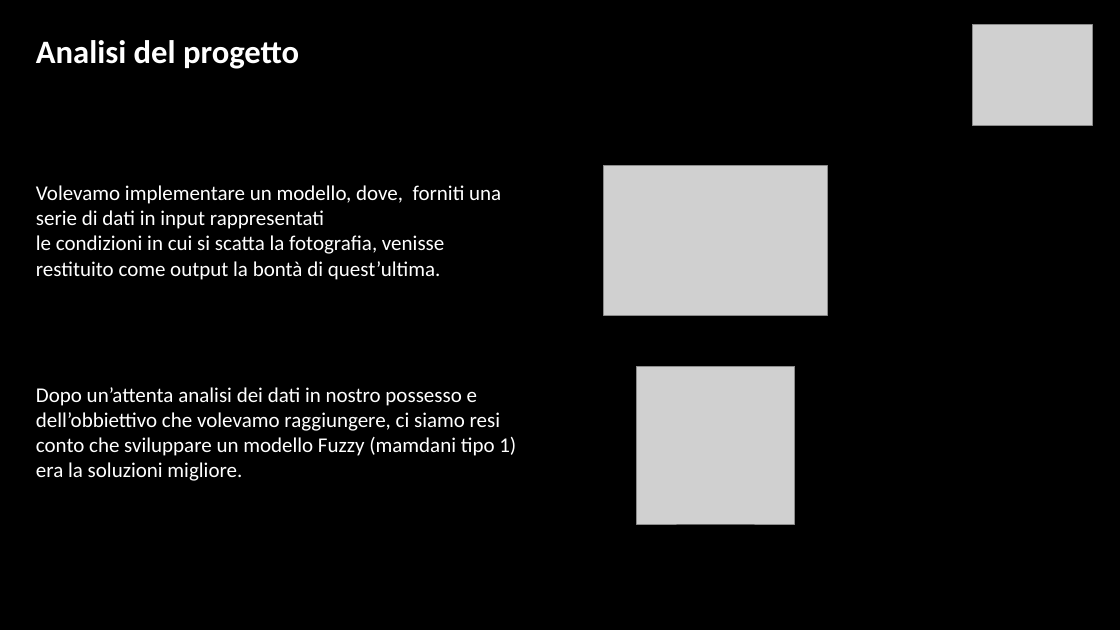
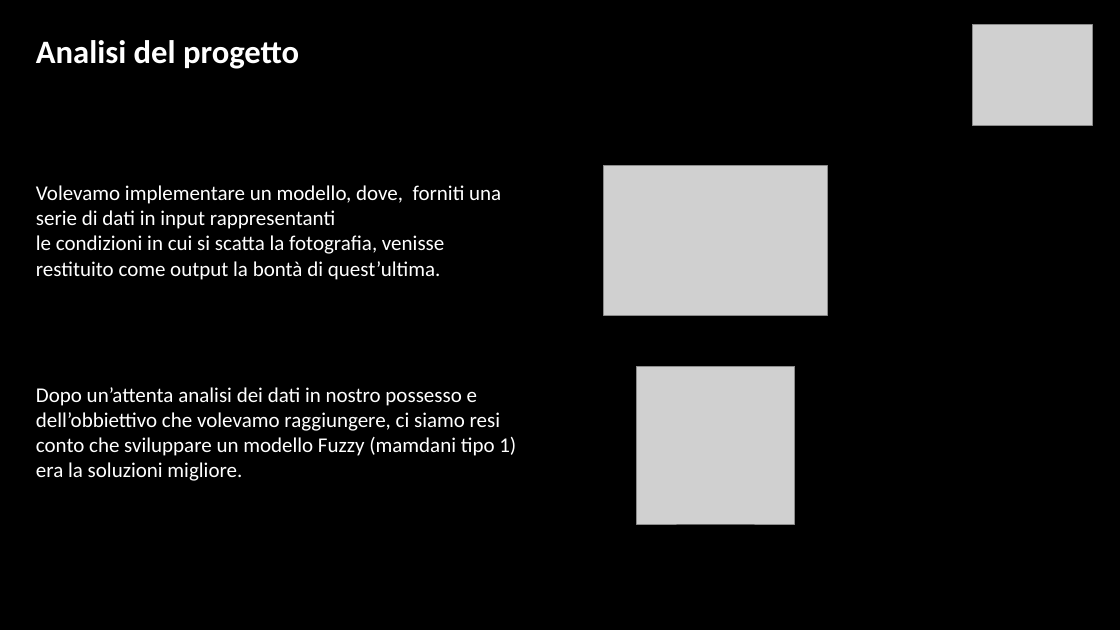
Before and after one commit to Ignazio-Emanuele-Picciche/AstrofotografiaModellistica, a slide deck: slide 2 of AstrofotografiaProgetto.pptx. Drawn at 1120x630 pixels with LibreOffice and Linux fonts; fonts in the diff are those of the drawing; grey boxes stand for pictures; background and template pictures are left out. Boxes give left, top, right and bottom in pixels: in the first picture for what was removed or moved away, otherwise in the second. Text is boxed around its words. In the diff, an @@ line names an element or a change of style, - is before the commit and + after.

Commit message:
fixing parola

```diff
--- a/AstrofotografiaProgetto.pptx
+++ b/AstrofotografiaProgetto.pptx
@@ text at (x1=36, y1=185, x2=501, y2=280): text changed @@
-Volevamo implementare un modello, dove, forniti una serie di dati in input rappresentati
-le condizioni in cui si scatta la fotografia, venisse restituito come output la bontà di quest’ultima.
+Volevamo implementare un modello, dove, forniti una serie di dati in input rappresentanti
+le condizioni in cui si scatta la fotografia, venisse restituito come output la bontà di quest’ultima.
```
